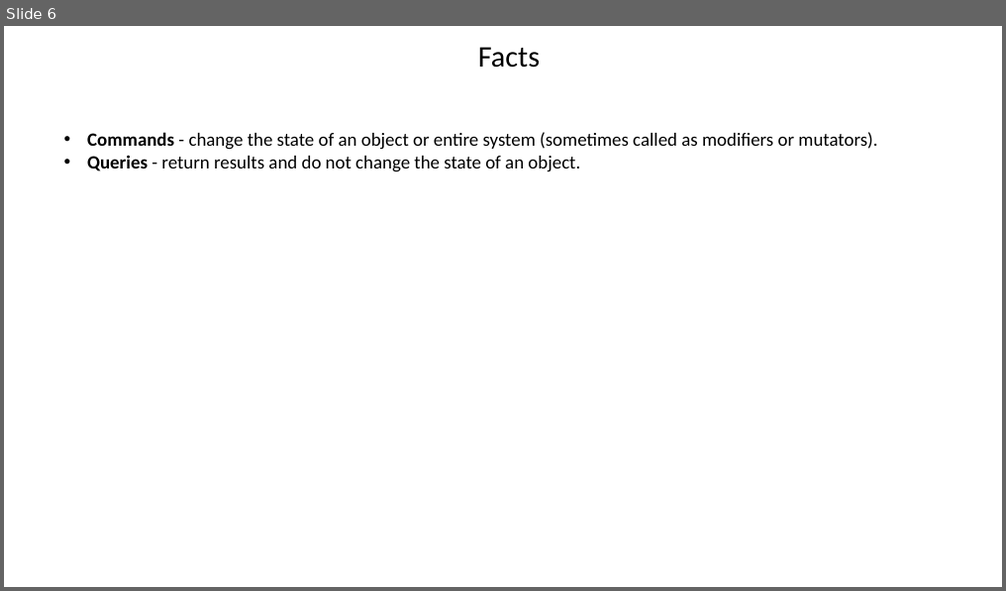
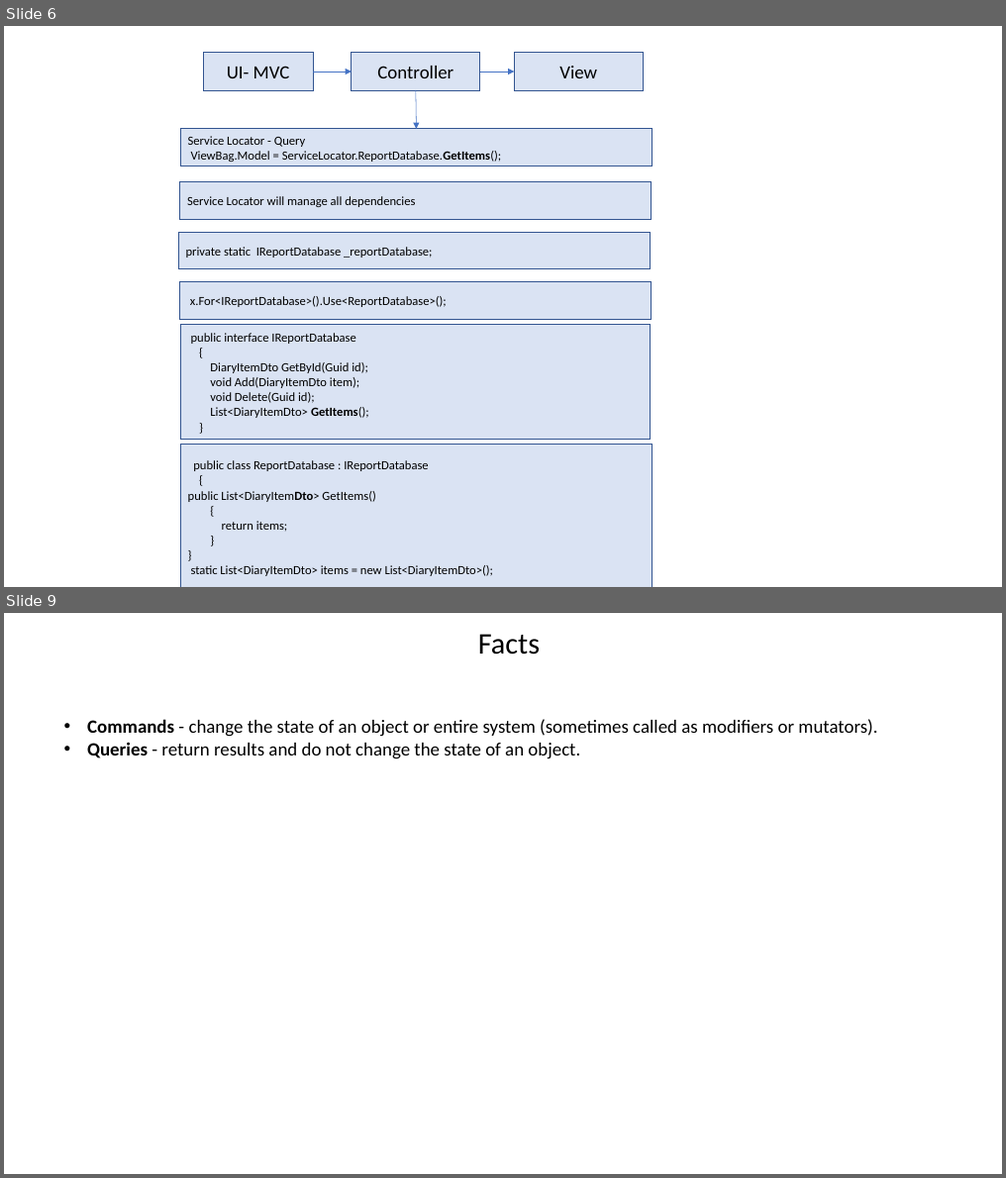
Before and after one commit to jitendrasoni/learning, a slide deck: Learning/Basic/Architect/CQRS/Resource/CQRS.pptx. Shown one above the other, each under a label of ours: slide 6 before the commit, slides 6 and 9 after it; the slides between them are not shown. The pictures are 1006x591 and 1006x1178 pixels, drawn with LibreOffice and Linux fonts; fonts in the diff are those of the drawing. Boxes give left, top, right and bottom in pixels: in the first picture for what was removed or moved away, otherwise in the second. Text is boxed around its words. In the diff, an @@ line names an element or a change of style, - is before the commit and + after.

```diff
--- a/Learning/Basic/Architect/CQRS/Resource/CQRS.pptx
+++ b/Learning/Basic/Architect/CQRS/Resource/CQRS.pptx
@@ slide 6 added at bbox=[4, 26, 1002, 587], background #FFFFFF @@
@@ rectangle added at bbox=[203, 53, 313, 91], fill #DAE3F3, outline #325491 1 pt, 18 pt, text #000000 @@
+UI- MVC
@@ rectangle added at bbox=[351, 53, 480, 91], fill #DAE3F3, outline #325491 1 pt, 18 pt, text #000000 @@
+Controller
@@ rectangle added at bbox=[515, 53, 644, 91], fill #DAE3F3, outline #325491 1 pt, 18 pt, text #000000 @@
+View
@@ arrow added from (313, 72) to (351, 72), #4472C4 0.5 pt @@
@@ arrow added from (480, 72) to (515, 72), #4472C4 0.5 pt @@
@@ arrow added from (416, 90) to (417, 129), #4472C4 0.5 pt @@
@@ rectangle added at bbox=[180, 129, 652, 166], fill #DAE3F3, outline #325491 1 pt, 12 pt, text #000000 @@
+Service Locator - Query
+ViewBag.Model = ServiceLocator.ReportDatabase.GetItems();
@@ rectangle added at bbox=[180, 182, 651, 220], fill #DAE3F3, outline #325491 1 pt, 12 pt, text #000000 @@
+Service Locator will manage all dependencies
@@ rectangle added at bbox=[178, 232, 650, 270], fill #DAE3F3, outline #325491 1 pt, 12 pt, text #000000 @@
+private static IReportDatabase _reportDatabase;
@@ rectangle added at bbox=[180, 282, 651, 319], fill #DAE3F3, outline #325491 1 pt, 12 pt, text #000000 @@
+x.For<IReportDatabase>().Use<ReportDatabase>();
@@ rectangle added at bbox=[180, 325, 650, 440], fill #DAE3F3, outline #325491 1 pt, 12 pt, text #000000 @@
+public interface IReportDatabase
+{
+DiaryItemDto GetById(Guid id);
+void Add(DiaryItemDto item);
+void Delete(Guid id);
+List<DiaryItemDto> GetItems();
+}
@@ rectangle added at bbox=[180, 445, 652, 587], fill #DAE3F3, outline #325491 1 pt, 12 pt, text #000000 @@
+public class ReportDatabase : IReportDatabase
+{
+public List<DiaryItemDto> GetItems()
+{
+return items;
+}
+}
+static List<DiaryItemDto> items = new List<DiaryItemDto>();
@@ what was slide 6 is now slide 9 @@
```
Also in this commit, not shown: 3 other slides added, 1 slide removed, 1 other file.
